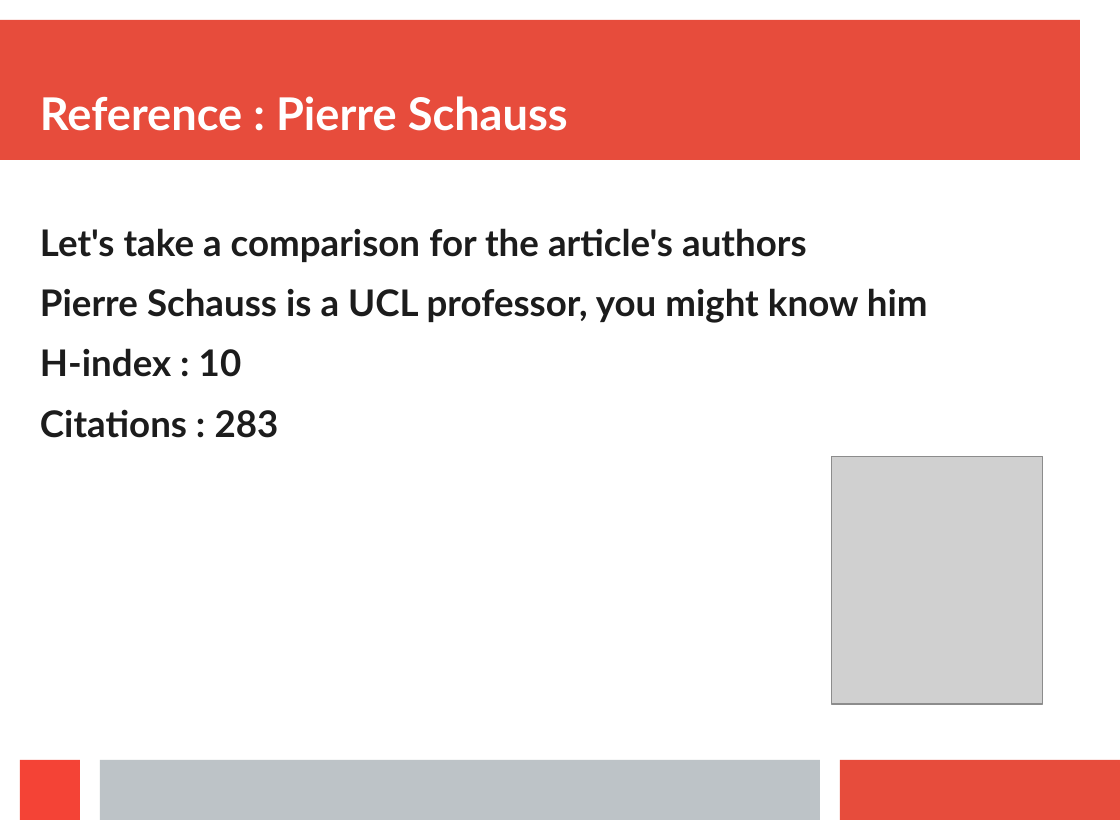
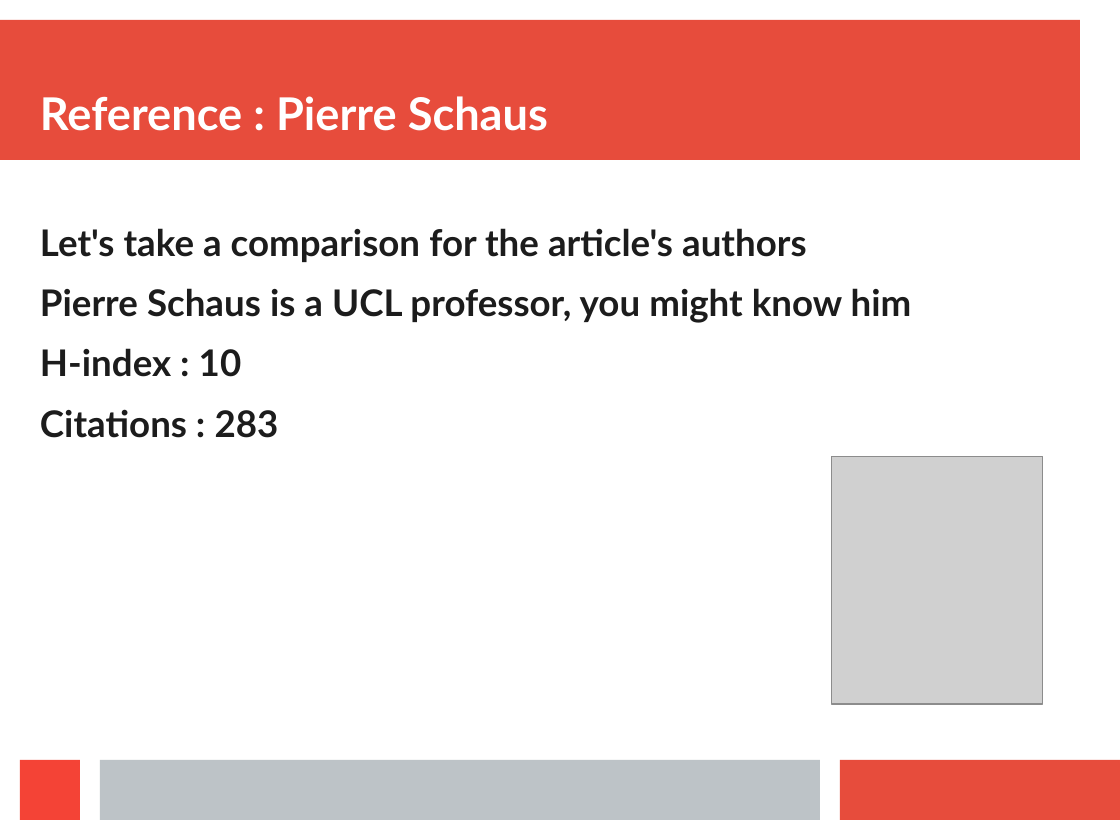
Before and after one commit to Symeon94/iaseminar, a slide deck: slide 3 of src/Presentation.odp. Drawn at 1120x840 pixels with LibreOffice and Linux fonts; fonts in the diff are those of the drawing; grey boxes stand for pictures. Boxes give left, top, right and bottom in pixels: in the first picture for what was removed or moved away, otherwise in the second. Text is boxed around its words. In the diff, an @@ line names an element or a change of style, - is before the commit and + after.

```diff
--- a/src/Presentation.odp
+++ b/src/Presentation.odp
@@ title at <box>40,96,548,131</box>: text changed @@
-Reference : Pierre Schauss
+Reference : Pierre Schaus
@@ text at <box>40,288,912,323</box>: text changed @@
-Pierre Schauss is a UCL professor, you might know him
+Pierre Schaus is a UCL professor, you might know him
```
Also in this commit, not shown: 11 other slides changed, 19 slides added, 2 other files.
